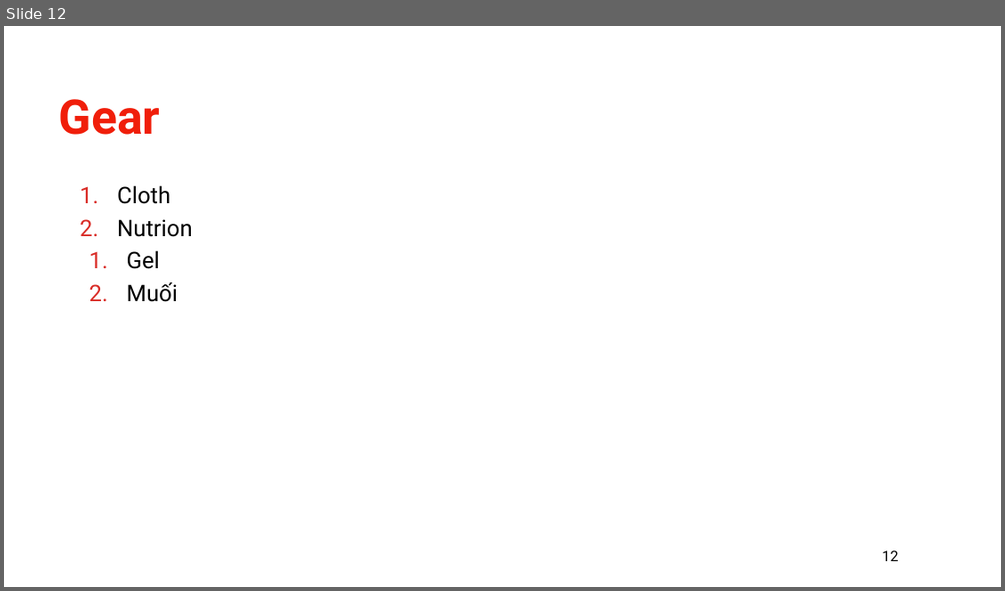
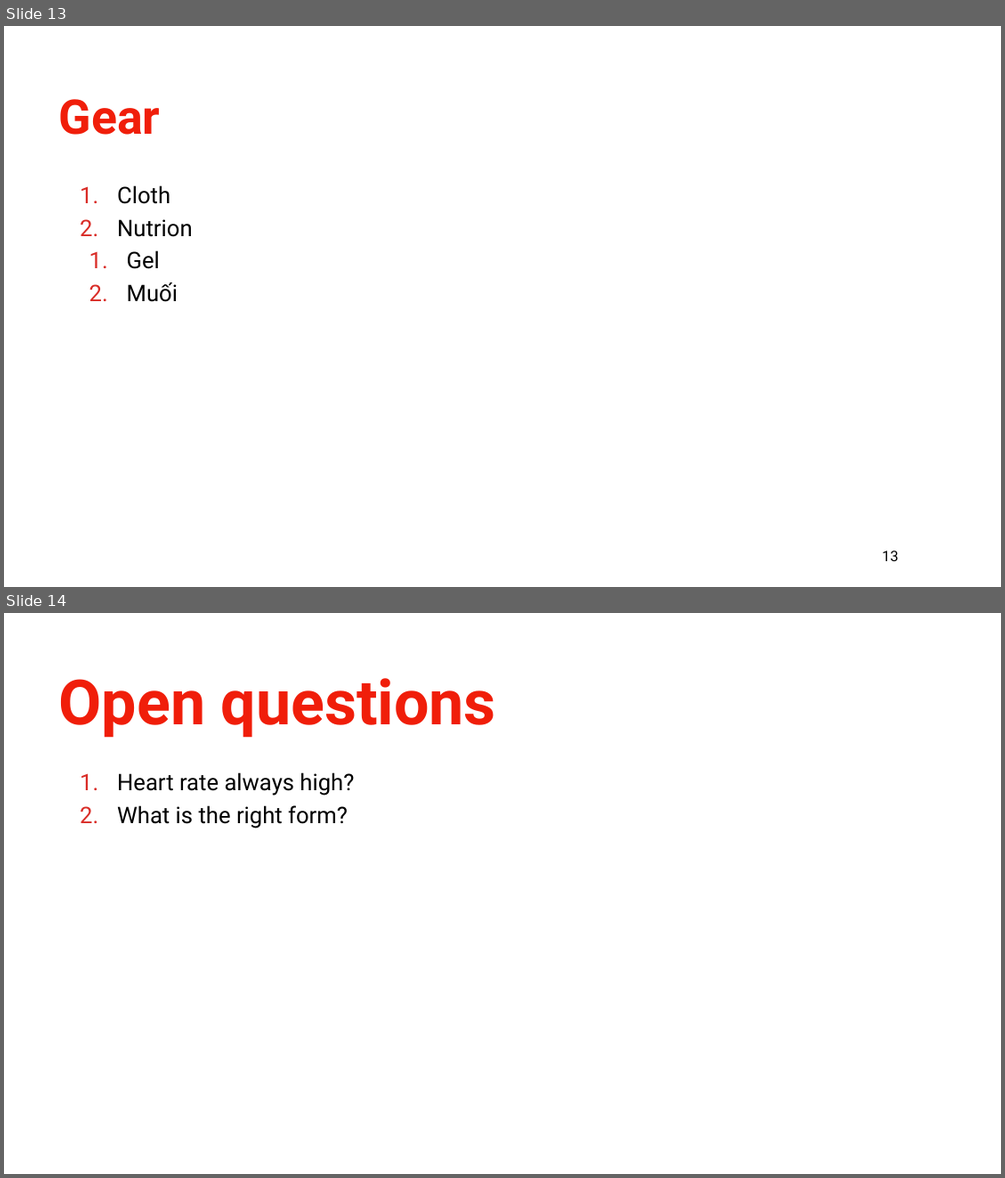
Before and after one commit to khanhnguyen18/running, a slide deck: Running.pptx. Shown one above the other, each under a label of ours: slide 12 before the commit, slides 13 and 14 after it. The pictures are 1005x591 and 1005x1178 pixels, drawn with LibreOffice and Linux fonts; fonts in the diff are those of the drawing; background and template pictures are left out. Boxes give left, top, right and bottom in pixels: in the first picture for what was removed or moved away, otherwise in the second. Text is boxed around its words. In the diff, an @@ line names an element or a change of style, - is before the commit and + after.

```diff
--- a/Running.pptx
+++ b/Running.pptx
@@ slide 14 added at (4,613,1001,1174), background picture (left out) @@
@@ title added at (59,678,496,738), 120 pt, text #F01E0A, bold @@
+Open questions
@@ text added at (117,772,354,828), 44 pt, text #000000 @@
+1. Heart rate always high?
+2. What is the right form?
@@ what was slide 12 is now slide 13 @@
@@ page number at (882,550,898,561): text changed @@
-12
+13
```
Also in this commit, not shown: 4 slides changed, 2 other slides added, 2 slides removed, 1 other file.
